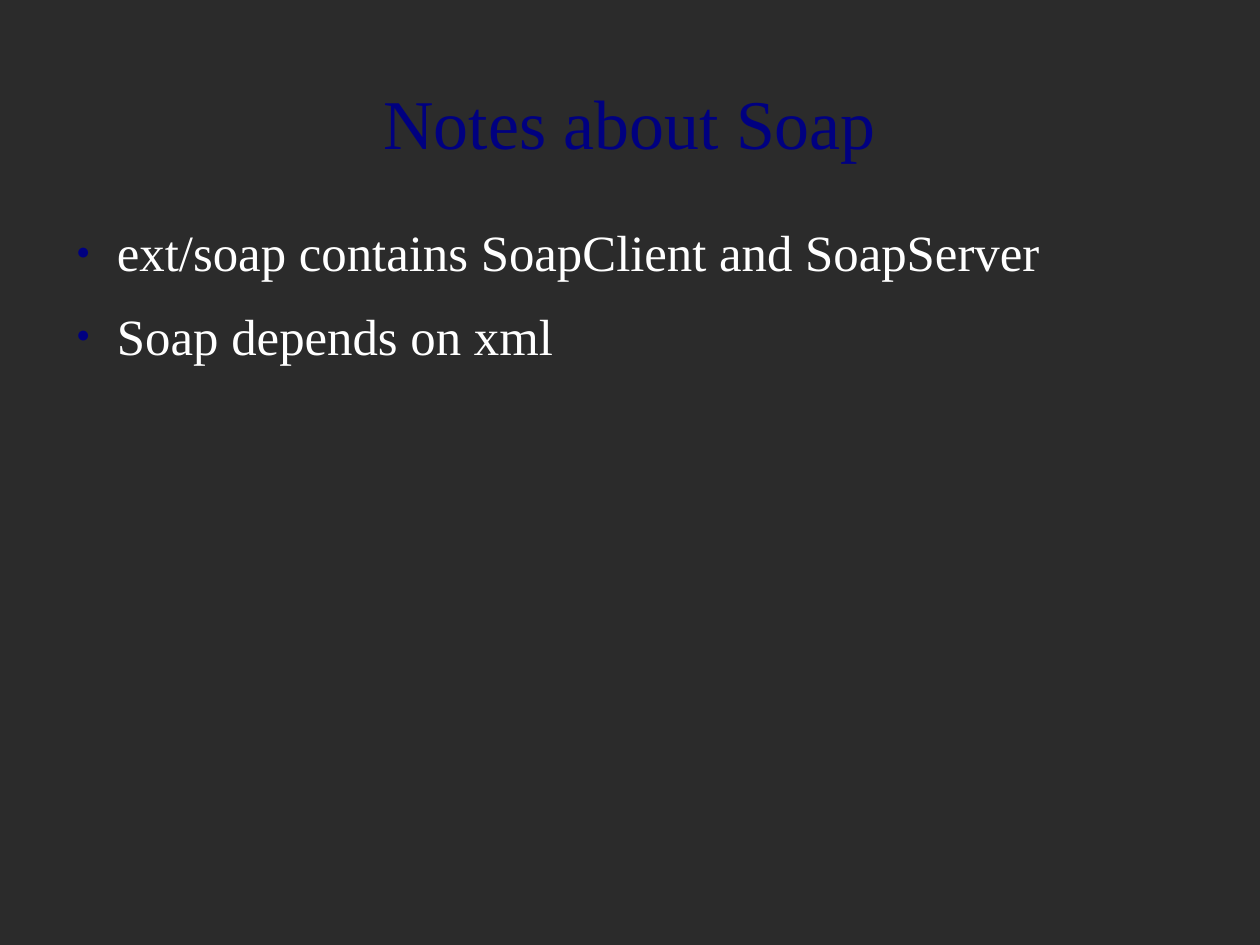
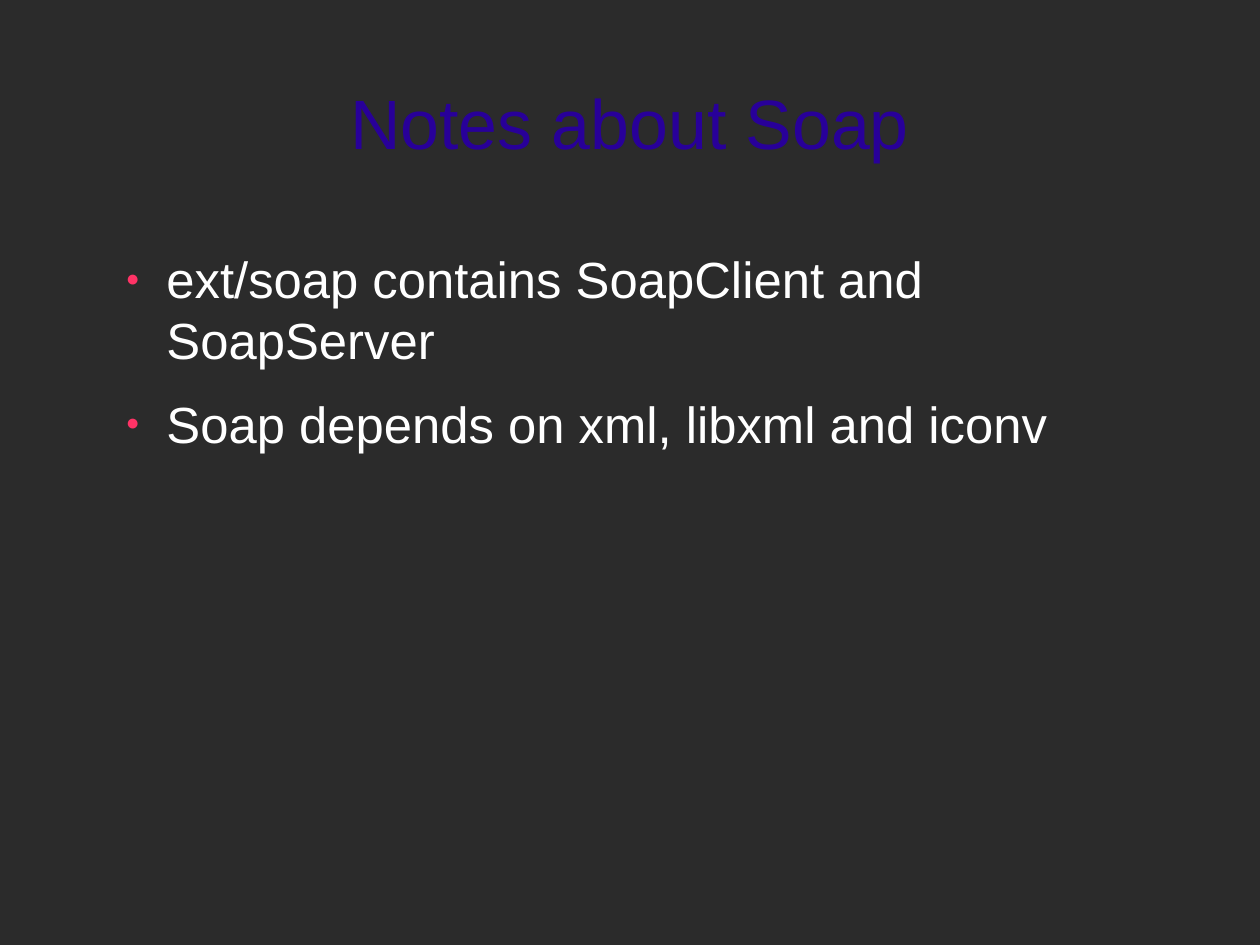
Before and after one commit to zippy1981/TalkMaterials, a slide deck: slide 29 of NYPHP/2010-May/Hacking PHP for Fun and Profit.odp (slide 25 before the commit). Drawn at 1260x945 pixels with LibreOffice and Linux fonts; fonts in the diff are those of the drawing; background and template pictures are left out; a plain dark background stands for a picture behind light text. Boxes give left, top, right and bottom in pixels: in the first picture for what was removed or moved away, otherwise in the second. Text is boxed around its words. In the diff, an @@ line names an element or a change of style, - is before the commit and + after.

```diff
--- a/NYPHP/2010-May/Hacking PHP for Fun and Profit.odp
+++ b/NYPHP/2010-May/Hacking PHP for Fun and Profit.odp
@@ title "Notes about Soap" at bbox=[350, 98, 909, 162]: font Times New Roman to Arial, text colour #000080 to #280099 @@
@@ text "ext/soap contains SoapClient and SoapServer": place and size @@
-text "ext/soap contains SoapClient and SoapServer" at bbox=[117, 235, 1039, 365]
+text "ext/soap contains SoapClient and SoapServer" at bbox=[166, 261, 1047, 453]
@@ text at bbox=[166, 261, 923, 370]: font Times New Roman to Arial in "ext/soap contains SoapClient and SoapServer"; bullet colour #000080 to #FF3366 @@
@@ text at bbox=[166, 406, 1047, 453]: text changed; font Times New Roman to Arial @@
-● Soap depends on xml
+● Soap depends on xml, libxml and iconv
```
Also in this commit, not shown: 34 other slides changed, 7 slides added, 3 slides removed.
